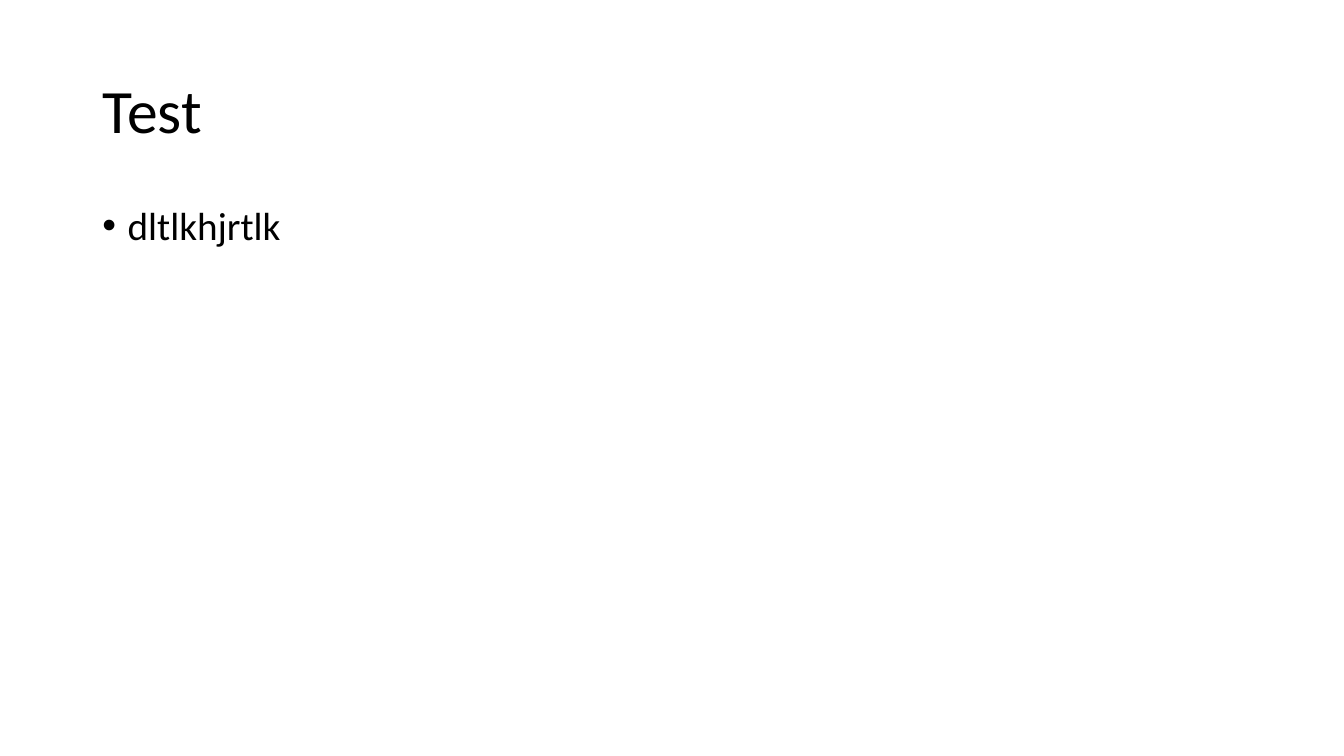
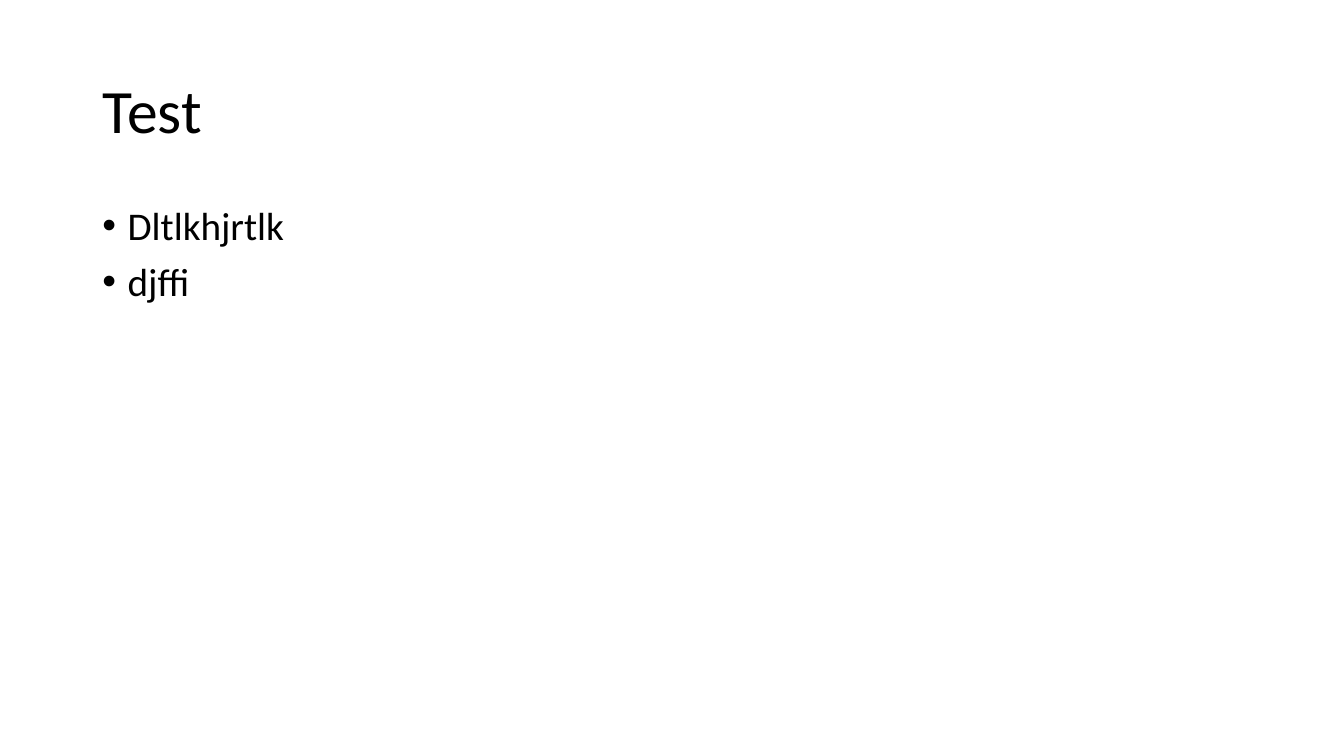
Before and after one commit to jklocke/hello-world, a slide deck: slide 3 of Git Versionsverwaltung.pptx. Drawn at 1344x756 pixels with LibreOffice and Linux fonts; fonts in the diff are those of the drawing. Boxes give left, top, right and bottom in pixels: in the first picture for what was removed or moved away, otherwise in the second. Text is boxed around its words. In the diff, an @@ line names an element or a change of style, - is before the commit and + after.

Commit message:
new stuff

```diff
--- a/Git Versionsverwaltung.pptx
+++ b/Git Versionsverwaltung.pptx
@@ text at (128, 212, 284, 303): text changed @@
-• dltlkhjrtlk
+• Dltlkhjrtlk
+• djffi
```
